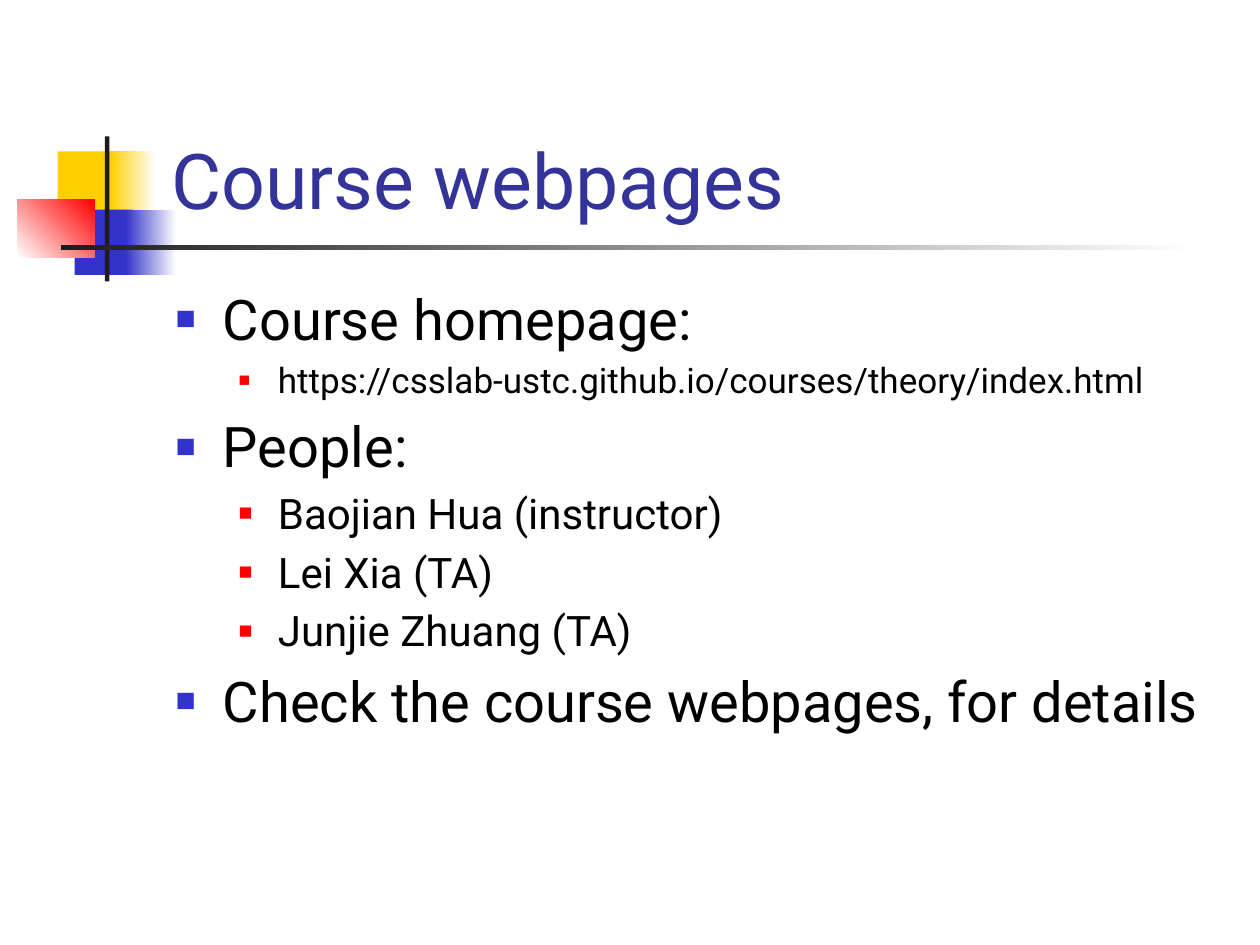
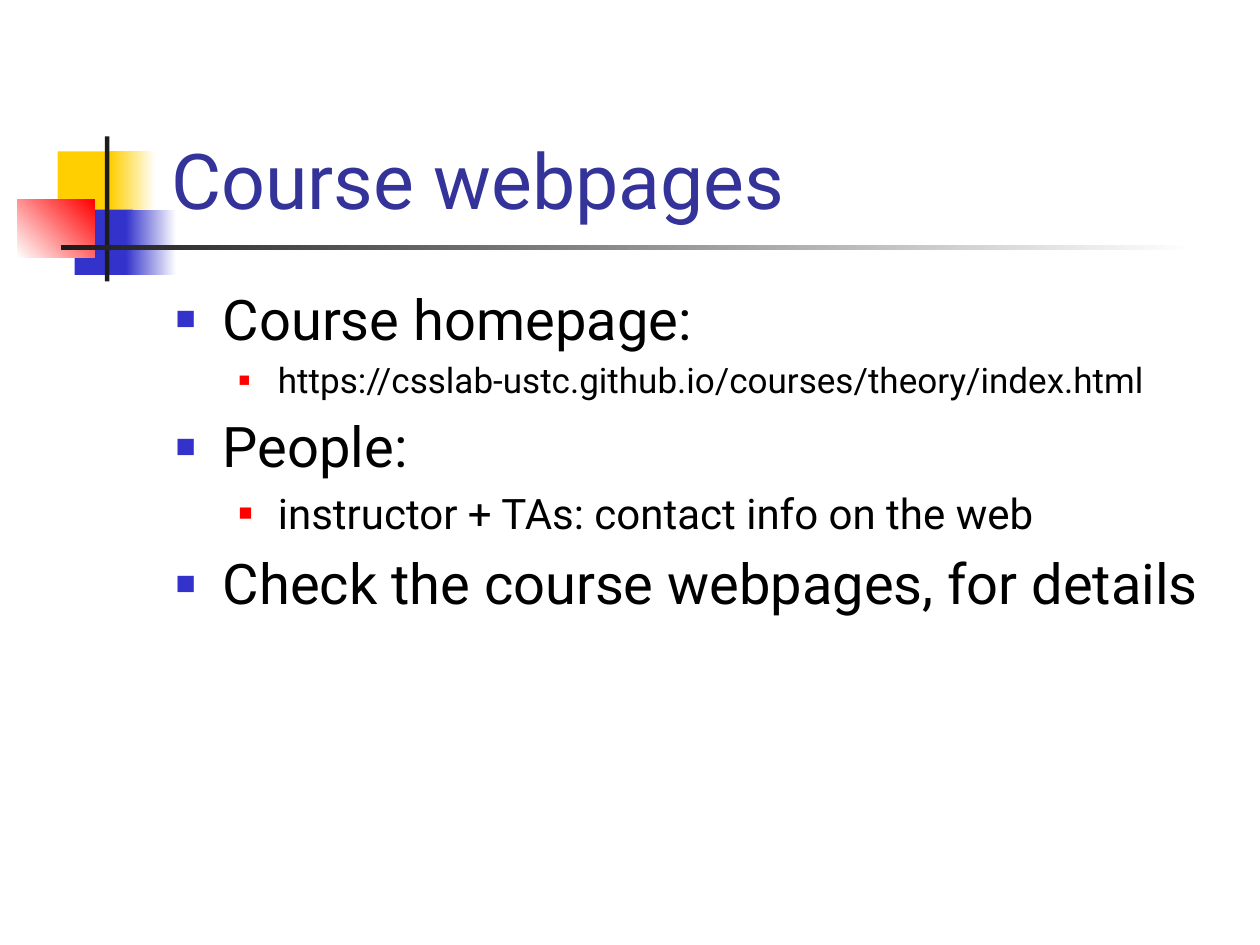
Before and after one commit to csslab-ustc/csslab-ustc.github.io, a slide deck: slide 10 of courses/theory/slides/lec01-overview.pptx. Drawn at 1260x945 pixels with LibreOffice and Linux fonts; fonts in the diff are those of the drawing. Boxes give left, top, right and bottom in pixels: in the first picture for what was removed or moved away, otherwise in the second. Text is boxed around its words. In the diff, an @@ line names an element or a change of style, - is before the commit and + after.

Commit message:
revise

```diff
--- a/courses/theory/slides/lec01-overview.pptx
+++ b/courses/theory/slides/lec01-overview.pptx
@@ text at (278, 497, 1033, 530): text changed @@
-  ■ Baojian Hua (instructor)
-  ■ Lei Xia (TA)
-  ■ Junjie Zhuang (TA)
+  ■ instructor + TAs: contact info on the web
```
Also in this commit, not shown: 2 other slides changed.
